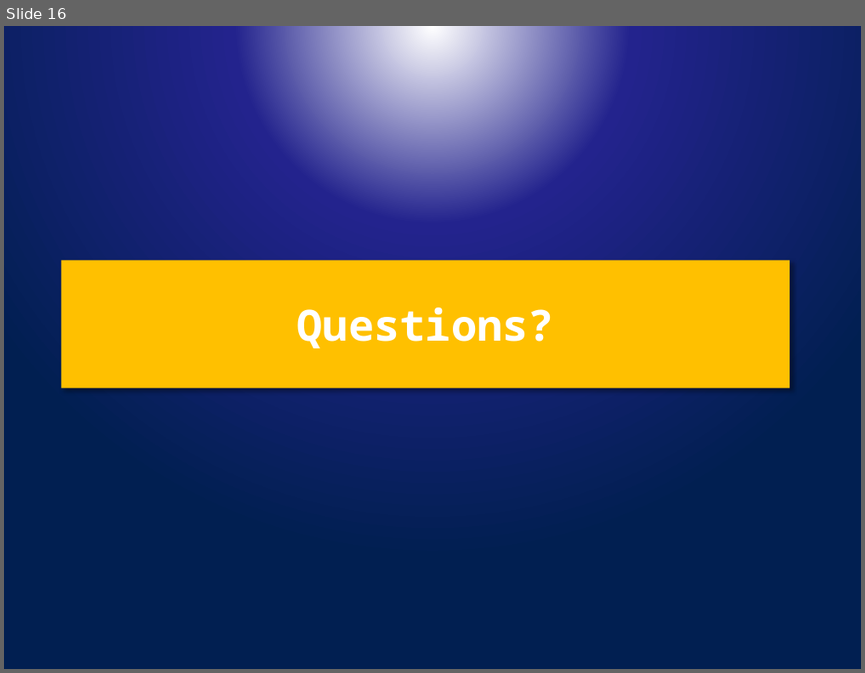
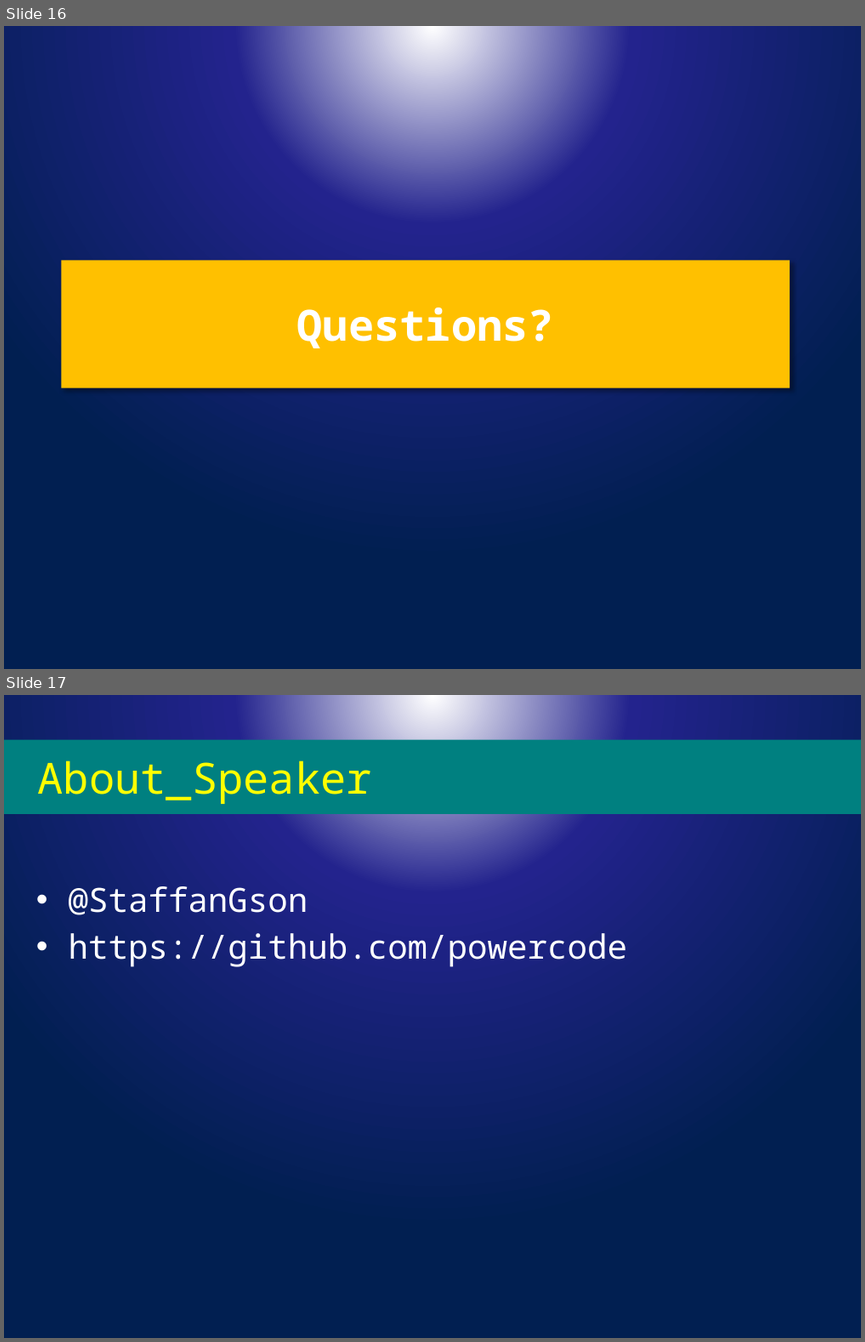
Before and after one commit to powercode/PSConfEU, a slide deck: Dbg/Hosting PowerShell in a Debugger.pptx. Shown one above the other, each under a label of ours: slide 16 before the commit, slides 16 and 17 after it. The pictures are 865x673 and 865x1342 pixels, drawn with LibreOffice and Linux fonts; fonts in the diff are those of the drawing; background and template pictures are left out. Boxes give left, top, right and bottom in pixels: in the first picture for what was removed or moved away, otherwise in the second. Text is boxed around its words. In the diff, an @@ line names an element or a change of style, - is before the commit and + after.

```diff
--- a/Dbg/Hosting PowerShell in a Debugger.pptx
+++ b/Dbg/Hosting PowerShell in a Debugger.pptx
@@ slide 17 added at bbox=[4, 695, 861, 1338], background picture (left out) @@
@@ title added at bbox=[4, 739, 861, 814], fill #008080, 36 pt, text #FFFF00 @@
+About_Speaker
@@ text added at bbox=[69, 886, 627, 967], 28 pt, text #FFFFFF @@
+• @StaffanGson
+• https://github.com/powercode
```
Also in this commit, not shown: 2 slides changed, 3 other files.
